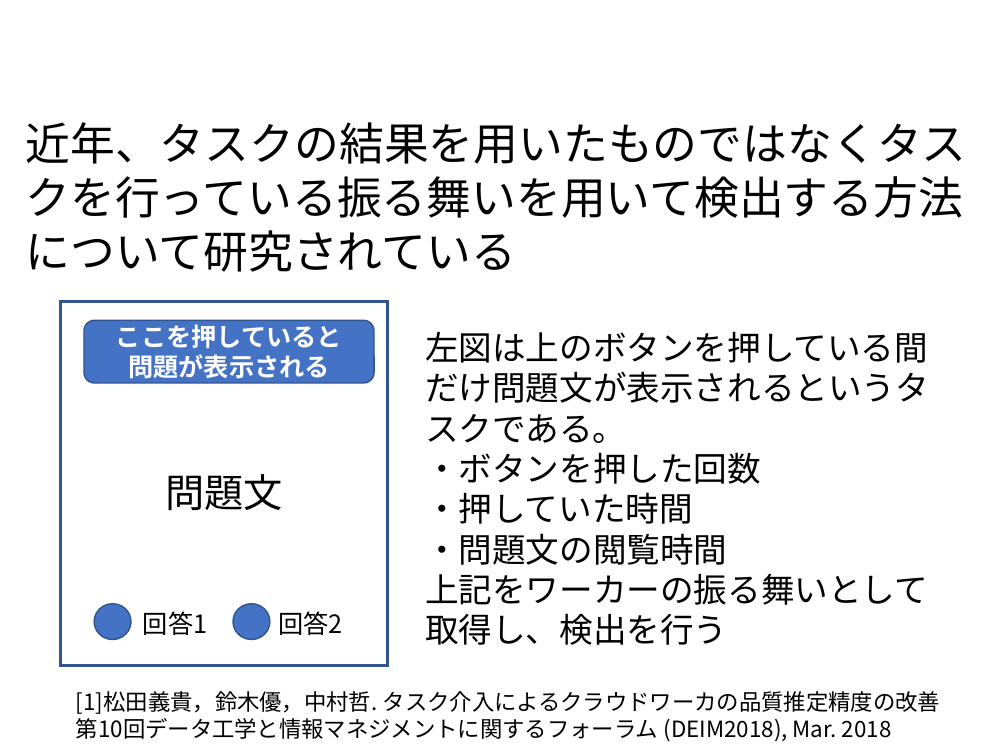
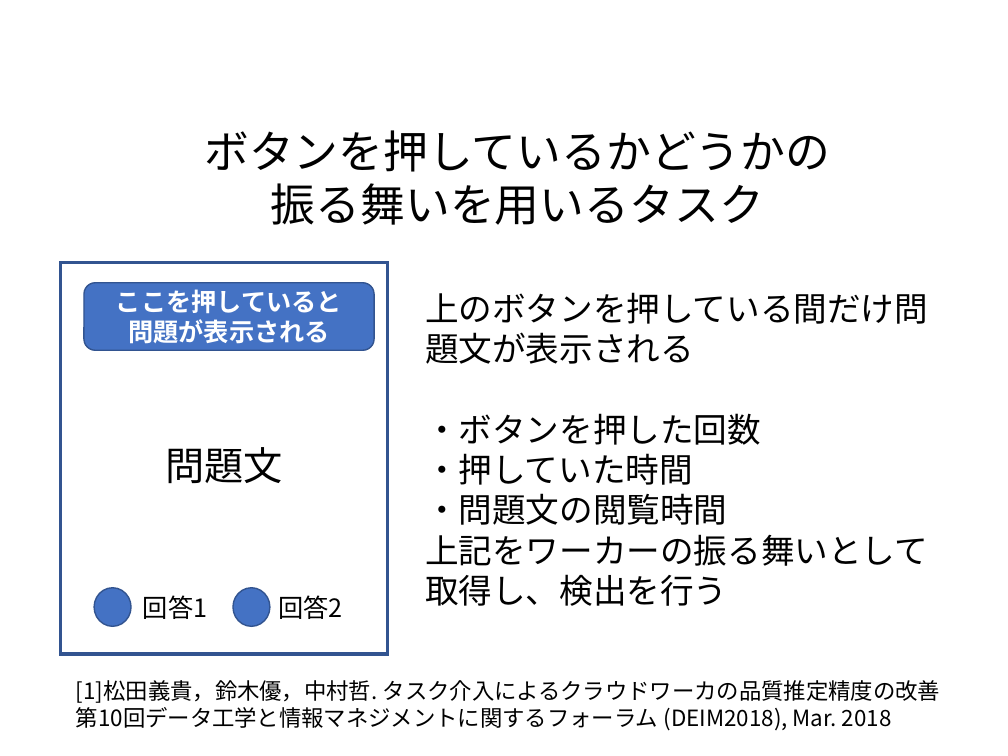
Before and after one commit to tomoya-mikami/task2, a slide deck: slide 5 of slide/presentation.pptx (slide 4 before the commit). Drawn at 1008x756 pixels with LibreOffice and Linux fonts; fonts in the diff are those of the drawing; background and template pictures are left out. Boxes give left, top, right and bottom in pixels: in the first picture for what was removed or moved away, otherwise in the second. Text is boxed around its words. In the diff, an @@ line names an element or a change of style, - is before the commit and + after.

```diff
--- a/slide/presentation.pptx
+++ b/slide/presentation.pptx
@@ text removed at <box>26,122,967,272</box> @@
-近年、タスクの結果を用いたものではなくタスクを行っている振る舞いを用いて検出する方法について研究されている
@@ text added at <box>204,130,830,225</box>, 32 pt, text #000000 @@
+ボタンを押しているかどうかの振る舞いを用いるタスク
@@ rectangle: place and size @@
-rectangle at <box>60,301,387,665</box>
+rectangle at <box>60,262,387,654</box>
@@ rounded rectangle "ここを押していると": place and size @@
-rounded rectangle "ここを押していると" at <box>84,321,374,383</box>
+rounded rectangle "ここを押していると" at <box>84,282,374,350</box>
@@ text "上のボタンを押している間だけ問題文が表示される": place and size @@
-text "上のボタンを押している間だけ問題文が表示される" at <box>425,331,929,645</box>
+text "上のボタンを押している間だけ問題文が表示される" at <box>425,292,928,606</box>
@@ text at <box>425,292,928,364</box>: text changed @@
-左図は上のボタンを押している間だけ問題文が表示されるというタスクである。
+上のボタンを押している間だけ問題文が表示される
@@ text "問題文": place and size @@
-text "問題文" at <box>165,474,282,511</box>
+text "問題文" at <box>165,447,282,484</box>
@@ 2 texts, 2 ellipses: place and size @@
-2 texts, 2 ellipses at <box>94,604,342,640</box>
+2 texts, 2 ellipses at <box>94,588,342,626</box>
@@ text "[1]松田義貴，鈴木優，中村哲. タスク介入によるクラウドワーカの品質推定精度の改善 第10回データ工学と情報マネジメン ...": place and size @@
-text "[1]松田義貴，鈴木優，中村哲. タスク介入によるクラウドワーカの品質推定精度の改善 第10回データ工学と情報マネジメン ..." at <box>76,691,940,742</box>
+text "[1]松田義貴，鈴木優，中村哲. タスク介入によるクラウドワーカの品質推定精度の改善 第10回データ工学と情報マネジメン ..." at <box>76,680,940,731</box>
```
Also in this commit, not shown: 13 other slides changed, 5 slides added, 1 slide removed, 2 other files.
